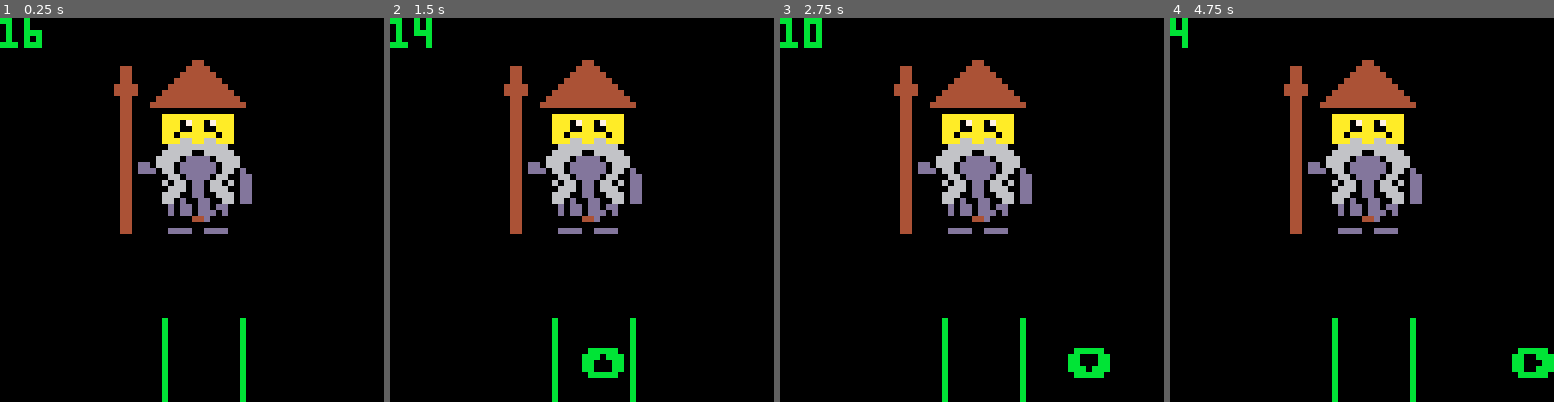
Above: before the commit, frames 1-4 (left to right).
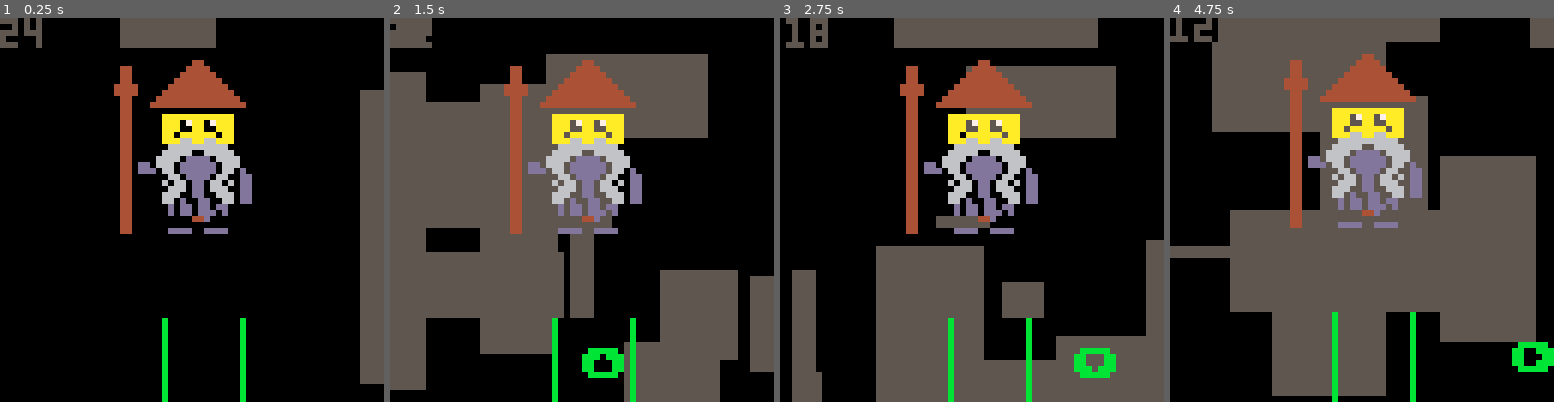
Above: after the commit, the same moments.

Repository: EmilieRobert33/LOWREZJAM
Game: PICO-8 cartridge qte.p8
Same seed, same stepped clock (60 frames per second), same inputs: the game is played once before the commit and once after it.
Inputs:
- Up to frame 1 (0.25 s): no input
- Up to frame 2 (1.5 s): no input
- Up to frame 3 (2.75 s): hold Right 1.6-2.1 s; hold Up 2.15-2.42 s; hold Right from 2.47 s (still down)
- Up to frame 4 (4.75 s): release Right at 3.03 s; hold Left 3.08-3.58 s; hold Down 3.63-3.97 s; hold Right 4.02-4.68 s; hold Up from 4.73 s (still down)

The runs differ from the first frame. In frame 1, 7.3% of the frame differs, in the area x 0-100%, y 0-96%; in frame 2, 46%; in frame 3, 38%; in frame 4, 51%, in the area x 0-100%, y 0-99%.

Commit message:
remodif du combat

Diff:
--- a/qte.p8
+++ b/qte.p8
@@ -4,18 +4,23 @@
 --test por la partie qte
 function _init()
 	poke(0x5f2c,3)
+	offset=0
 	notes={}
 	fini={}
 	frame=0
 	combo=0
 	temps=60
-	test_pat={"h",60,"h",30,"b",30,"b",40,"g",60,"d",20,"g",20,"d",60}
+	test_pat={"h",60,"h",30,"b",30,"b",40,"g",60,"d",40,"g",40,"d",60,"h",40,"b",40,"g",40,"d",40}
+
+	carreau={}
+	carreau2={}
 end
 
 function _update60()
 
 	pattern(test_pat)
---	faire_note()
+	faire_carreau()
+	update_carreau()
 	if (btnp(2)) then
 		if (notes[1]!=nill and notes[1].x>=27 and notes[1].x<=40 and notes[1].s=="⬆️") then
 			del(notes,notes[1])
@@ -25,6 +30,7 @@
 		else
 			sfx(40)
 			combo=0
+			offset=0.08
 		end
 	end
 	if (btnp(3)) then
@@ -36,6 +42,8 @@
 		else
 			sfx(40)
 			combo=0
+			offset=0.08
+
 		end
 	end
 
@@ -48,6 +56,8 @@
 		else
 			sfx(40)
 			combo=0
+			offset=0.08
+
 		end
 	end
 
@@ -60,6 +70,8 @@
 		else
 			sfx(40)
 			combo=0
+			offset=0.08
+
 		end
 	end
 
@@ -72,7 +84,8 @@
 			if (notes[i].x<20) then
 				add(fini,notes[i])
 				del(notes,notes[i])
-				--sfx(31)
+				sfx(40)
+				offset=0.08
 			end
 		end
 	end
@@ -87,6 +100,8 @@
 
 function _draw()
 	cls()
+	screen_shake()
+	draw_carreau()
 	print (#test_pat)
 	spr(0,15,4,4,4)
 --	line(32,50,32,64,11)
@@ -149,6 +164,70 @@
 
 end
 
+function faire_carreau()
+	if (cos(t())==0 or cos(t())==1 or cos(t())==-1) then
+		local c={x1=rnd(64),y1=-rnd(20),x2=rnd(64),y2=0}
+		add(carreau,c)
+	end
+	if (cos(t())==0 or cos(t())==1 or cos(t())==-1) then
+		local c={x1=64,y1=rnd(64),x2=64+rnd(20),y2=rnd(64)}
+		add(carreau2,c)
+	end
+end
+
+function update_carreau()
+
+	for i=1,#carreau do
+		if carreau[i]!=nill then
+			local c=carreau[i]
+			c.y1+=1
+			c.y2+=1
+
+			if (c.y1>65) del(carreau,c)
+		end
+	end
+
+	for a=1,#carreau2 do
+		if carreau2[a]!=nill then
+			local c=carreau2[a]
+			c.x1-=1
+			c.x2-=1
+
+			if (c.x2<-5) del(carreau2,c)
+		end
+	end
+
+
+end
+
+function draw_carreau()
+	for i=1,#carreau do
+		if carreau[i]!=nill then
+			local c=carreau[i]
+			rectfill(c.x1,c.y1,c.x2,c.y2,5)
+		end
+	end
+	for a=1,#carreau2 do
+		if carreau2[a]!=nill then
+			local c=carreau2[a]
+			rectfill(c.x1,c.y1,c.x2,c.y2,5)
+		end
+	end
+end
+
+function screen_shake()
+  local fade = 0.95
+  local offset_x=16-rnd(32)
+  local offset_y=16-rnd(32)
+  offset_x*=offset
+  offset_y*=offset
+
+  camera(offset_x,offset_y)
+  offset*=fade
+  if offset<0.05 then
+    offset=0
+  end
+end
 ----------------------------
 -- init
 ----------------------------
